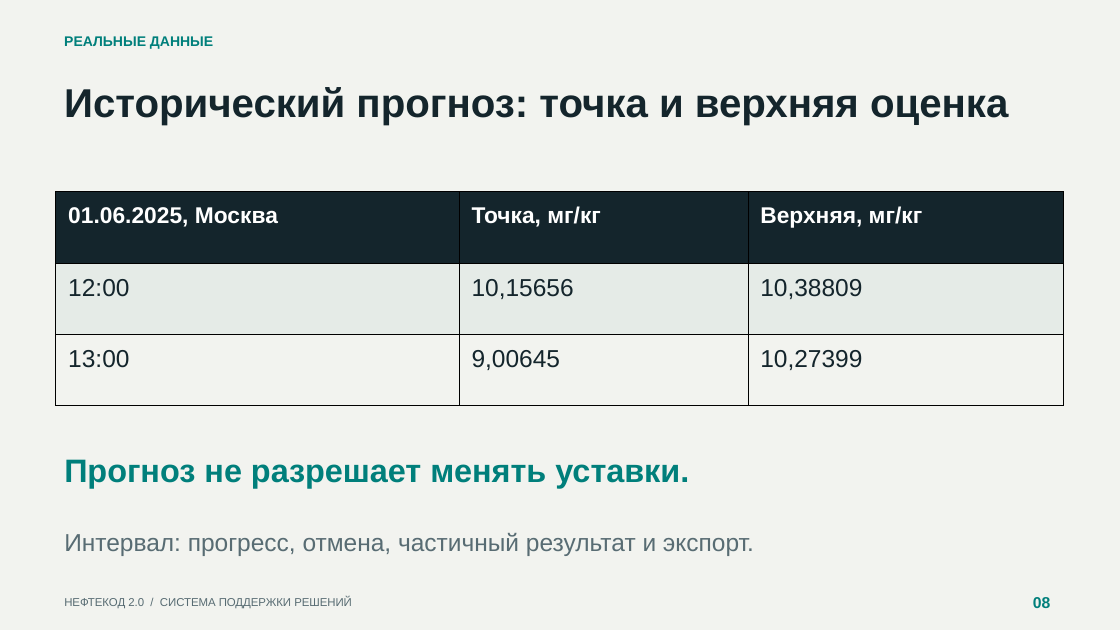
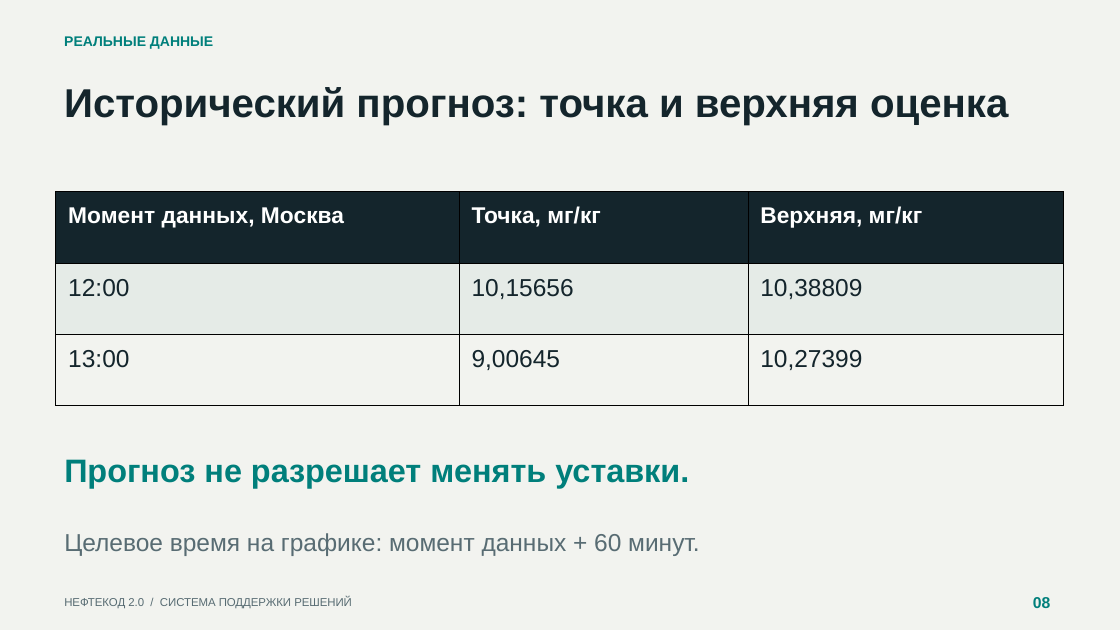
Before and after one commit to bug00n/HackathonPetrolCode, a slide deck: slide 8 of release/jury/Neftekod_Presentation.pptx. Drawn at 1120x630 pixels with LibreOffice and Linux fonts; fonts in the diff are those of the drawing. Boxes give left, top, right and bottom in pixels: in the first picture for what was removed or moved away, otherwise in the second. Text is boxed around its words. In the diff, an @@ line names an element or a change of style, - is before the commit and + after.

```diff
--- a/release/jury/Neftekod_Presentation.pptx
+++ b/release/jury/Neftekod_Presentation.pptx
@@ table at (56, 192, 1065, 406) @@
-row 1, column 1: 01.06.2025, Москва
+row 1, column 1: Момент данных, Москва
@@ text at (64, 533, 700, 556): text changed @@
-Интервал: прогресс, отмена, частичный результат и экспорт.
+Целевое время на графике: момент данных + 60 минут.
```
Also in this commit, not shown: 2 other slides changed, 2 slides added, 18 other files.
